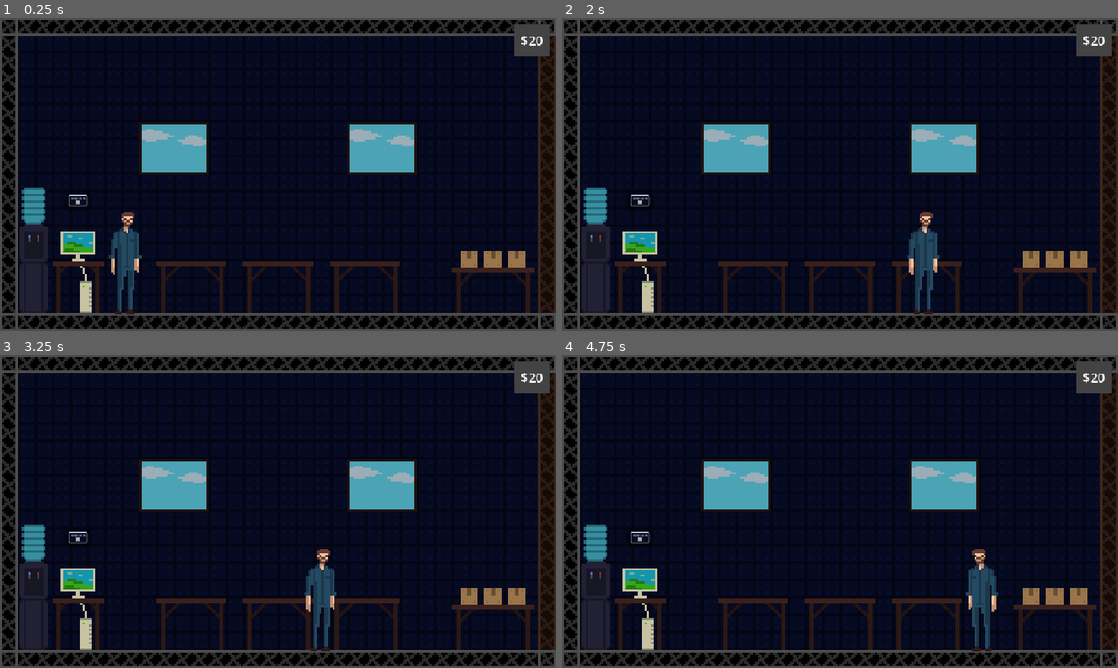
Above: before the commit, frames 1-4 (two rows, left to right).
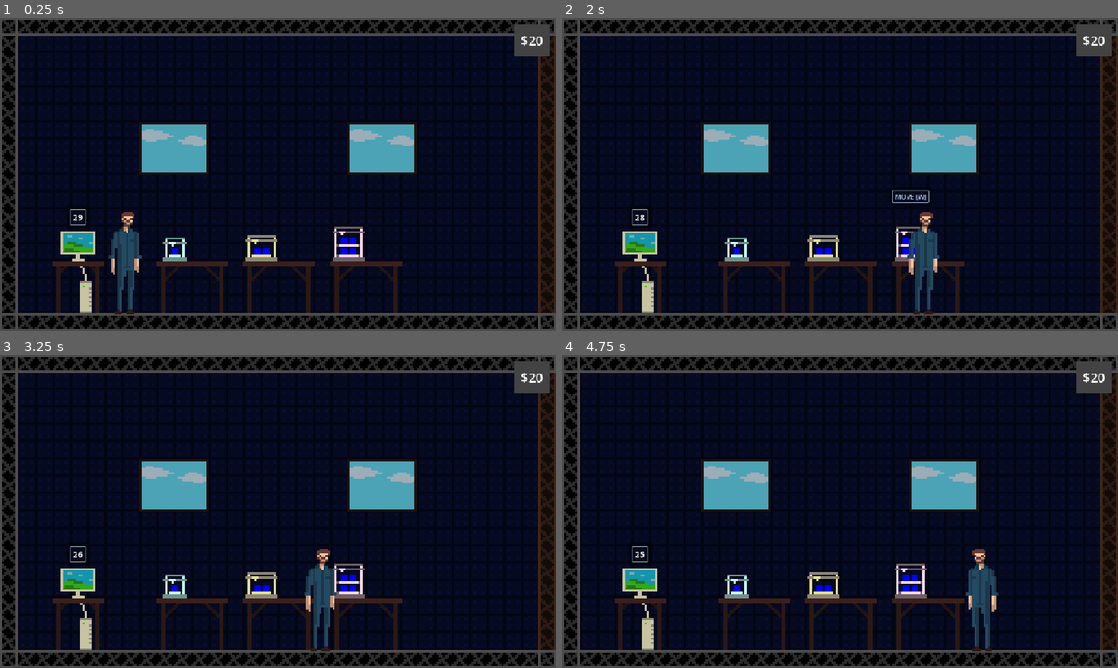
Above: after the commit, the same moments.

Repository: nathanestock/GMTK_Jam_26
Game: Godot game, scene res://main.tscn
The game is run twice, just before and just after one commit, with the same random seed, the same clock (stepped at 60 frames per second) and the same inputs.
Inputs:
- Up to frame 1 (0.25 s): no input
- Up to frame 2 (2 s): tap Enter (ui_accept) at 0.5, 0.77, 1.52 s; hold Right (ui_right) from 0.53 s (still down)
- Up to frame 3 (3.25 s): release Right (ui_right) at 2.03 s; hold Left (ui_left) 2.03-2.78 s; hold Right (ui_right) from 2.78 s (still down); tap Enter (ui_accept) at 3.02 s
- Up to frame 4 (4.75 s): tap Enter (ui_accept) at 3.77, 4.52 s; release Right (ui_right) at 4.28 s; hold Left (ui_left) from 4.28 s (still down)

The runs differ from the first frame. In frame 1, 3.4% of the frame differs, in the area x 3-97%, y 54-95%; in frame 2, 3.4%; in frame 3, 3.4%; in frame 4, 3.4%.

Commit message:
setup improved player action system, printer slots

Diff:
--- /dev/null
+++ b/gmtk-jam-2026/assets/printer_table.tres
@@ -0,0 +1,7 @@
+[gd_resource type="AtlasTexture" format=3 uid="uid://dyesri60rsxfr"]
+
+[ext_resource type="Texture2D" uid="uid://hu5h2n4u2eyt" path="res://assets/Static Objects.png" id="1_asw1s"]
+
+[resource]
+atlas = ExtResource("1_asw1s")
+region = Rect2(48, 40, 40, 24)
--- a/gmtk-jam-2026/computer.tscn
+++ b/gmtk-jam-2026/computer.tscn
@@ -62,7 +62,7 @@
 horizontal_alignment = 1
 uppercase = true
 
-[node name="PanelContainer" type="PanelContainer" parent="PlayerControl/VBoxContainer/Static" parent_id_path=PackedInt32Array(1868566654, 1919007090) index="0" unique_id=575338780]
+[node name="PanelContainer" type="PanelContainer" parent="PlayerControl/VBoxContainer/Static" parent_id_path=PackedInt32Array(1868566654, 147531222) index="0" unique_id=575338780]
 layout_mode = 2
 theme = ExtResource("3_4xfga")
 
@@ -71,6 +71,7 @@
 theme_override_constants/separation = 0
 
 [node name="NewJobsIn" type="Label" parent="PlayerControl/VBoxContainer/Static/PanelContainer/VBoxContainer" unique_id=1302833226]
+visible = false
 layout_mode = 2
 text = "NEW JOBS IN"
 
--- a/gmtk-jam-2026/main.tscn
+++ b/gmtk-jam-2026/main.tscn
@@ -3,6 +3,10 @@
 [ext_resource type="PackedScene" uid="uid://c3eo6cqsrha2a" path="res://player.tscn" id="1_0xm2m"]
 [ext_resource type="PackedScene" uid="uid://d168uwm2mfwar" path="res://room.tscn" id="1_lquwl"]
 [ext_resource type="PackedScene" uid="uid://1nq6fa488rg" path="res://computer.tscn" id="3_1bvp3"]
+[ext_resource type="PackedScene" uid="uid://bks2jkvfnlmj" path="res://printer_table.tscn" id="3_lquwl"]
+[ext_resource type="Resource" uid="uid://dpg2mvpfioy5r" path="res://printers/printer_tier_1.tres" id="4_5vw27"]
+[ext_resource type="Resource" uid="uid://ddd47swujl7qu" path="res://printers/printer_tier_2.tres" id="5_kek77"]
+[ext_resource type="Resource" uid="uid://fep7f12o5uky" path="res://printers/printer_tier_3.tres" id="6_4c57u"]
 
 [node name="main" type="Node2D" unique_id=1447262448]
 
@@ -14,5 +18,27 @@
 [node name="Computer" parent="." unique_id=646436050 instance=ExtResource("3_1bvp3")]
 position = Vector2(144, 544)
 
+[node name="PrinterTable" parent="." unique_id=1849543402 instance=ExtResource("3_lquwl")]
+position = Vector2(352, 544)
+
+[node name="PrinterSlot" parent="PrinterTable" index="1" unique_id=173568912]
+tier = ExtResource("4_5vw27")
+
+[node name="PrinterTable2" parent="." unique_id=1933514438 instance=ExtResource("3_lquwl")]
+position = Vector2(512, 544)
+
+[node name="PrinterSlot" parent="PrinterTable2" index="1" unique_id=173568912]
+tier = ExtResource("5_kek77")
+
+[node name="PrinterTable3" parent="." unique_id=1865220487 instance=ExtResource("3_lquwl")]
+position = Vector2(672, 544)
+
+[node name="PrinterSlot" parent="PrinterTable3" index="1" unique_id=173568912]
+tier = ExtResource("6_4c57u")
+
 [node name="Player" parent="." unique_id=2088812814 instance=ExtResource("1_0xm2m")]
 position = Vector2(232, 544)
+
+[editable path="PrinterTable"]
+[editable path="PrinterTable2"]
+[editable path="PrinterTable3"]
--- a/gmtk-jam-2026/player.gd
+++ b/gmtk-jam-2026/player.gd
@@ -28,28 +28,13 @@
 	move_and_slide()
 
 
-func on_move_printer(printer: ThreeDPrinter):
-	printer.hide()
-	printer.slot.printer = null
-	printer.slot = null
+func move_printer(printer: ThreeDPrinter):
 	carrying = printer
-
 	carry_sprite.texture = printer.tier.texture
 	carry_sprite.show()
 
 
-func on_place_printer(slot: PrinterTableSlot):
-	slot.printer = carrying
-	carrying.slot = slot
-	carrying.global_position.x = slot.global_position.x
-	carrying.show()
-
+func place_printer():
 	carrying = null
 	carry_sprite.texture = null
 	carry_sprite.hide()
-
-
-func on_swap_carrying(slot: PrinterTableSlot):
-	var current_printer = slot.printer
-	on_place_printer(slot)
-	on_move_printer(current_printer)
--- a/gmtk-jam-2026/player.tscn
+++ b/gmtk-jam-2026/player.tscn
@@ -2,7 +2,6 @@
 
 [ext_resource type="Script" uid="uid://duyxtehvgnktt" path="res://player.gd" id="1_4flbx"]
 [ext_resource type="Texture2D" uid="uid://dtg5mdssssvfm" path="res://assets/Character.png" id="2_onrkg"]
-[ext_resource type="Texture2D" uid="uid://bqr8btqu7ea4i" path="res://assets/tier1_printer.tres" id="3_i3pqv"]
 
 [sub_resource type="RectangleShape2D" id="RectangleShape2D_e8xbq"]
 size = Vector2(28, 191.5)
@@ -23,6 +22,5 @@
 
 [node name="CarryPrinter" type="Sprite2D" parent="." unique_id=830371846]
 visible = false
-position = Vector2(-4.7683716e-07, -176)
-scale = Vector2(5.9999995, 5.9999995)
-texture = ExtResource("3_i3pqv")
+position = Vector2(0, -112)
+scale = Vector2(4, 4)
--- a/gmtk-jam-2026/player_control.gd
+++ b/gmtk-jam-2026/player_control.gd
@@ -1,6 +1,7 @@
 extends Area2D
 class_name PlayerControl
 
+signal player_entered(player: Player)
 signal accept
 signal select_up
 signal select_down
@@ -8,6 +9,7 @@
 @onready var static_ui = $VBoxContainer/Static
 @onready var player_ui = $VBoxContainer/Player
 
+var player: Player = null
 
 func _ready():
 	if static_ui:
@@ -29,9 +31,12 @@
 
 func _on_body_entered(body):
 	if body is Player and player_ui:
+		player = body
 		player_ui.show()
+		player_entered.emit(body)
 
 
 func _on_body_exited(body):
 	if body is Player and player_ui:
+		player = null
 		player_ui.hide()
--- a/gmtk-jam-2026/player_control.tscn
+++ b/gmtk-jam-2026/player_control.tscn
@@ -19,15 +19,17 @@
 size_flags_horizontal = 4
 size_flags_vertical = 8
 offset_transform_enabled = true
-offset_transform_position = Vector2(0, -200)
-theme_override_constants/separation = 8
+offset_transform_position = Vector2(0, -165)
+theme_override_constants/separation = 16
 alignment = 2
 
 [node name="Player" type="HBoxContainer" parent="VBoxContainer" unique_id=663919162]
 layout_mode = 2
+offset_transform_position = Vector2(0, -170)
 alignment = 1
 
-[node name="Static" type="HBoxContainer" parent="VBoxContainer" unique_id=1919007090]
+[node name="Static" type="HBoxContainer" parent="VBoxContainer" unique_id=147531222]
+custom_minimum_size = Vector2(0, 25)
 layout_mode = 2
 alignment = 1
 
--- /dev/null
+++ b/gmtk-jam-2026/printer_slot.gd
@@ -0,0 +1,103 @@
+extends Node2D
+class_name PrinterSlot
+
+const printer_scene = preload("res://printers/3d_printer.tscn")
+const printer_position = Vector2(-2, -96)
+
+@export var tier: ThreeDPrinterTier
+
+@onready var player_control = $PlayerControl
+@onready var print_action = $PlayerControl/VBoxContainer/Player/PrintAction
+@onready var move_action = $PlayerControl/VBoxContainer/Player/MoveAction
+@onready var place_action = $PlayerControl/VBoxContainer/Player/PlaceAction
+@onready var swap_action = $PlayerControl/VBoxContainer/Player/SwapAction
+@onready var pickup_action = $PlayerControl/VBoxContainer/Player/PickupAction
+
+var printer: ThreeDPrinter
+
+
+func _ready():
+	if tier:
+		printer = printer_scene.instantiate()
+		printer.tier = tier
+		printer.position = printer_position
+
+		add_child(printer)
+
+		move_action.show()
+
+
+func _on_player_control_accept():
+	if print_action.visible:
+		# print items
+		pass
+	elif pickup_action.visible:
+		# pickup items
+		pass
+
+
+func _on_player_control_select_up():
+	# PlayerControl.select_up [W] is used for move/place/swap
+	if move_action.visible:
+		_on_move_printer()
+	elif place_action.visible:
+		_on_place_printer()
+	elif swap_action.visible:
+		_on_swap_printer()
+
+
+func _on_items_to_print(items: Array[PrintItem]):
+	if printer and printer.is_idle():
+		move_action.hide()
+		print_action.show()
+		# set items to print UI
+
+
+func _on_player_control_player_entered(player: Player):
+	if player.carrying:
+		move_action.hide()
+		if not printer:
+			place_action.show()
+		elif printer.is_idle():
+			swap_action.show()
+	elif printer:
+		move_action.show()
+		place_action.hide()
+		swap_action.hide()
+	else:
+		move_action.hide()
+		place_action.hide()
+		swap_action.hide()
+
+
+func _on_move_printer():
+	player_control.player.move_printer(printer)
+	remove_child(printer)
+	printer = null
+
+	move_action.hide()
+	place_action.show()
+
+
+func _on_place_printer():
+	printer = player_control.player.carrying
+	player_control.player.place_printer()
+	printer.position = printer_position
+
+	add_child(printer)
+
+	place_action.hide()
+	move_action.show()
+
+
+func _on_swap_printer():
+	var swap = player_control.player.carrying
+	player_control.player.place_printer()
+	player_control.player.move_printer(printer)
+
+	remove_child(printer)
+
+	printer = swap
+	printer.position = printer_position
+
+	add_child(printer)
--- a/gmtk-jam-2026/printer_slot.tscn
+++ b/gmtk-jam-2026/printer_slot.tscn
@@ -1,22 +1,20 @@
 [gd_scene format=3 uid="uid://lvbjfb47w2js"]
 
 [ext_resource type="PackedScene" uid="uid://sskh05xd2oop" path="res://player_control.tscn" id="1_dqxn2"]
-[ext_resource type="Texture2D" uid="uid://bqr8btqu7ea4i" path="res://assets/tier1_printer.tres" id="1_ucvfv"]
+[ext_resource type="Script" uid="uid://bcke6kgbk54yk" path="res://printer_slot.gd" id="1_q1hwv"]
 [ext_resource type="Theme" uid="uid://ba0jysxrl7vrq" path="res://ui/base_theme.tres" id="3_q1hwv"]
 [ext_resource type="PackedScene" uid="uid://real3m6m8fbo" path="res://ui/countdown.tscn" id="4_q1hwv"]
 
 [sub_resource type="RectangleShape2D" id="RectangleShape2D_e8xbq"]
-size = Vector2(6, 11)
+size = Vector2(20, 44)
 
 [node name="PrinterSlot" type="Node2D" unique_id=173568912]
-
-[node name="Sprite2D" type="Sprite2D" parent="." unique_id=2142953392]
-position = Vector2(0, -33)
-texture = ExtResource("1_ucvfv")
+script = ExtResource("1_q1hwv")
 
 [node name="PlayerControl" parent="." unique_id=1868566654 instance=ExtResource("1_dqxn2")]
 
 [node name="PrintAction" type="PanelContainer" parent="PlayerControl/VBoxContainer/Player" parent_id_path=PackedInt32Array(1868566654, 663919162) index="0" unique_id=1555896602]
+visible = false
 layout_mode = 2
 theme = ExtResource("3_q1hwv")
 
@@ -78,16 +76,34 @@
 vertical_alignment = 1
 uppercase = true
 
-[node name="PanelContainer" type="PanelContainer" parent="PlayerControl/VBoxContainer/Static" parent_id_path=PackedInt32Array(1868566654, 1919007090) index="0" unique_id=2014665928]
+[node name="PickupAction" type="PanelContainer" parent="PlayerControl/VBoxContainer/Player" parent_id_path=PackedInt32Array(1868566654, 663919162) index="4" unique_id=93275793]
+visible = false
+layout_mode = 2
+theme = ExtResource("3_q1hwv")
+
+[node name="Label2" type="Label" parent="PlayerControl/VBoxContainer/Player/PickupAction" unique_id=1776300249]
+layout_mode = 2
+theme = ExtResource("3_q1hwv")
+text = "pickup [space]"
+horizontal_alignment = 1
+vertical_alignment = 1
+uppercase = true
+
+[node name="PrintingCountdown" type="PanelContainer" parent="PlayerControl/VBoxContainer/Static" parent_id_path=PackedInt32Array(1868566654, 1919007090) index="0" unique_id=2014665928]
+visible = false
 layout_mode = 2
 offset_transform_position = Vector2(0, 20)
 theme = ExtResource("3_q1hwv")
 
-[node name="Countdown" parent="PlayerControl/VBoxContainer/Static/PanelContainer" unique_id=93846558 instance=ExtResource("4_q1hwv")]
+[node name="Countdown" parent="PlayerControl/VBoxContainer/Static/PrintingCountdown" unique_id=93846558 instance=ExtResource("4_q1hwv")]
 layout_mode = 2
 
 [node name="CollisionShape2D" type="CollisionShape2D" parent="PlayerControl" unique_id=360217408]
-position = Vector2(0, -30)
+position = Vector2(0, -118)
 shape = SubResource("RectangleShape2D_e8xbq")
 
+[connection signal="accept" from="PlayerControl" to="." method="_on_player_control_accept"]
+[connection signal="player_entered" from="PlayerControl" to="." method="_on_player_control_player_entered"]
+[connection signal="select_up" from="PlayerControl" to="." method="_on_player_control_select_up"]
+
 [editable path="PlayerControl"]
--- /dev/null
+++ b/gmtk-jam-2026/printer_table.tscn
@@ -0,0 +1,17 @@
+[gd_scene format=3 uid="uid://bks2jkvfnlmj"]
+
+[ext_resource type="Texture2D" uid="uid://dyesri60rsxfr" path="res://assets/printer_table.tres" id="1_1gf4m"]
+[ext_resource type="PackedScene" uid="uid://lvbjfb47w2js" path="res://printer_slot.tscn" id="2_s8y4b"]
+
+[node name="PrinterTable" type="Node2D" unique_id=1849543402]
+
+[node name="Sprite2D" type="Sprite2D" parent="." unique_id=87546408]
+position = Vector2(16, -48)
+scale = Vector2(4, 4)
+texture = ExtResource("1_1gf4m")
+
+[node name="PrinterSlot" parent="." unique_id=173568912 instance=ExtResource("2_s8y4b")]
+position = Vector2(-30, 0)
+
+[node name="PrinterSlot2" parent="." unique_id=735240593 instance=ExtResource("2_s8y4b")]
+position = Vector2(34, 0)
--- a/gmtk-jam-2026/printers/3d_printer.gd
+++ b/gmtk-jam-2026/printers/3d_printer.gd
@@ -1,101 +1,21 @@
 extends Node2D
 class_name ThreeDPrinter
 
-const print_item_action_ui = preload("res://ui/print_item_action_ui.tscn")
+signal finished_print
 
 @export var tier: ThreeDPrinterTier
 
 @onready var sprite = $Sprite2D
-@onready var idle_menu = $IdleMenuUI
-@onready var move_btn = $IdleMenuUI/Button
-@onready var print_items_list = $IdleMenuUI/PrintItems
-@onready var countdown = $Countdown
-@onready var print_done_ui = $PrintDoneActionUI
 
 
 enum State { IDLE, PRINTING, DONE }
 
 var state: State = State.IDLE
-var printing_items: Array[PrintItem] = []
-var player: Player = null
-var slot: PrinterTableSlot = null
 
 
 func _ready():
 	sprite.texture = tier.texture
 
 
-func _on_area_2d_body_entered(body):
-	if body is Player:
-		player = body
-		match(state):
-			State.IDLE:
-				_open_idle_menu()
-			State.DONE:
-				print_done_ui.show_actions()
-
-
-func _on_area_2d_body_exited(body):
-	if body is Player:
-		player = null
-		if state == State.IDLE:
-			_close_idle_menu()
-		if state == State.DONE:
-			print_done_ui.hide_actions()
-
-
-func _open_idle_menu():
-	if player.carrying:
-		move_btn.hide()
-	else:
-		move_btn.show()
-
-	var open_jobs = JobManager.get_open_jobs()
-
-	for job in open_jobs:
-		var item_ui = print_item_action_ui.instantiate()
-		item_ui.job = job
-		item_ui.max_items = tier.max_items
-		item_ui.print.connect(_on_print_items)
-
-		print_items_list.add_child(item_ui)
-
-	idle_menu.show()
-
-
-func _close_idle_menu():
-	for item in print_items_list.get_children():
-		item.queue_free()
-
-	idle_menu.hide()
-
-
-func _on_print_items(items: Array[PrintItem]):
-	printing_items = items
-	_set_state(State.PRINTING)
-	var print_time = items.map(func (i): return i.print_time).max()
-	countdown.start(print_time)
-	countdown.show()
-	JobManager.on_player_print_items(printing_items)
-	_close_idle_menu()
-
-
-func _set_state(_state: State):
-	state = _state
-
-
-func _on_print_done():
-	_set_state(State.DONE)
-	countdown.hide()
-	print(printing_items)
-	print_done_ui.show_items(printing_items)
-
-
-func _on_player_pickup():
-	JobManager.on_player_picked_up_items(printing_items)
-	_set_state(State.IDLE)
-
-
-func _on_move_button_pressed():
-	if player:
-		player.on_move_printer(self)
+func is_idle() -> bool:
+	return state == State.IDLE
--- a/gmtk-jam-2026/printers/3d_printer.tscn
+++ b/gmtk-jam-2026/printers/3d_printer.tscn
@@ -2,66 +2,11 @@
 
 [ext_resource type="Script" uid="uid://bcl02xkwrvpr" path="res://printers/3d_printer.gd" id="1_pmq5y"]
 [ext_resource type="Texture2D" uid="uid://bqr8btqu7ea4i" path="res://assets/tier1_printer.tres" id="2_0137j"]
-[ext_resource type="PackedScene" uid="uid://real3m6m8fbo" path="res://ui/countdown.tscn" id="2_pmq5y"]
-[ext_resource type="PackedScene" uid="uid://dm43vq1iau5qw" path="res://ui/print_done_action_ui.tscn" id="3_pxnxx"]
-[ext_resource type="Shape2D" uid="uid://ivtgc1icxtqd" path="res://printers/printer_collider_shape.tres" id="5_khymh"]
 
 [node name="3DPrinter" type="Node2D" unique_id=1096942018]
 script = ExtResource("1_pmq5y")
 
 [node name="Sprite2D" type="Sprite2D" parent="." unique_id=1651239532]
-position = Vector2(0, -48)
-scale = Vector2(6, 6)
+position = Vector2(0, -32)
+scale = Vector2(4, 4)
 texture = ExtResource("2_0137j")
-
-[node name="IdleMenuUI" type="VBoxContainer" parent="." unique_id=2094838418]
-visible = false
-anchors_preset = 7
-anchor_left = 0.5
-anchor_top = 1.0
-anchor_right = 0.5
-anchor_bottom = 1.0
-offset_left = -48.0
-offset_top = -184.0
-offset_right = 48.0
-offset_bottom = -149.0
-grow_horizontal = 2
-grow_vertical = 0
-alignment = 2
-
-[node name="Button" type="Button" parent="IdleMenuUI" unique_id=1808057029]
-layout_mode = 2
-text = "MOVE"
-
-[node name="PrintItems" type="HBoxContainer" parent="IdleMenuUI" unique_id=2048400638]
-layout_mode = 2
-theme_override_constants/separation = 32
-alignment = 1
-
-[node name="Countdown" parent="." unique_id=93846558 instance=ExtResource("2_pmq5y")]
-visible = false
-offset_left = -16.0
-offset_top = -136.0
-offset_right = 24.0
-offset_bottom = -96.0
-
-[node name="PrintDoneActionUI" parent="." unique_id=1200552192 instance=ExtResource("3_pxnxx")]
-visible = false
-offset_left = -32.0
-offset_top = -136.0
-offset_right = 33.0
-offset_bottom = -97.0
-offset_transform_enabled = true
-offset_transform_position = Vector2(0, -20)
-
-[node name="Area2D" type="Area2D" parent="." unique_id=1828446575]
-
-[node name="CollisionShape2D" type="CollisionShape2D" parent="Area2D" unique_id=584956314]
-position = Vector2(0, -32.375)
-shape = ExtResource("5_khymh")
-
-[connection signal="pressed" from="IdleMenuUI/Button" to="." method="_on_move_button_pressed"]
-[connection signal="timeout" from="Countdown" to="." method="_on_print_done"]
-[connection signal="pickup" from="PrintDoneActionUI" to="." method="_on_player_pickup"]
-[connection signal="body_entered" from="Area2D" to="." method="_on_area_2d_body_entered"]
-[connection signal="body_exited" from="Area2D" to="." method="_on_area_2d_body_exited"]
--- a/gmtk-jam-2026/room.tscn
+++ b/gmtk-jam-2026/room.tscn
@@ -2,7 +2,6 @@
 
 [ext_resource type="Texture2D" uid="uid://cl6jd4sr2bva6" path="res://assets/TileSheet.png" id="1_88gup"]
 [ext_resource type="Texture2D" uid="uid://hu5h2n4u2eyt" path="res://assets/Static Objects.png" id="2_bisa2"]
-[ext_resource type="PackedScene" uid="uid://lvbjfb47w2js" path="res://printer_slot.tscn" id="4_v5vuv"]
 
 [sub_resource type="TileSetAtlasSource" id="TileSetAtlasSource_88gup"]
 texture = ExtResource("1_88gup")
@@ -284,6 +283,7 @@
 tile_set = SubResource("TileSet_48jkj")
 
 [node name="Static Object Layer" type="TileMapLayer" parent="." unique_id=1552909955]
+visible = false
 scale = Vector2(4, 4)
 tile_map_data = PackedByteArray("AAABAAkAAgAAAAAAAAABAAoAAgAAAAEAAAABAAsAAgAAAAIAAAABAAwAAgAAAAMAAAABAA0AAgAAAAQAAAABAA …(1040 unchanged characters)…
 tile_set = SubResource("TileSet_cv53u")
@@ -293,6 +293,3 @@
 scale = Vector2(4, 4)
 tile_map_data = PackedByteArray("AAAJAAwAAQAAAAYAAAAJAA0AAQAAAAcAAAAKAAwAAQABAAYAAAAKAA0AAQABAAcAAAALAAwAAQAAAAYAAAALAA …(304 unchanged characters)…
 tile_set = SubResource("TileSet_4o3f6")
-
-[node name="PrinterSlot" parent="Dynamic Object Layer" unique_id=173568912 instance=ExtResource("4_v5vuv")]
-position = Vector2(80, 136)
--- a/gmtk-jam-2026/ui/base_theme.tres
+++ b/gmtk-jam-2026/ui/base_theme.tres
@@ -20,7 +20,7 @@
 
 [resource]
 ItemList/colors/font_selected_color = Color(0, 0.8039216, 0.16470589, 1)
-ItemList/font_sizes/font_size = 4
+ItemList/font_sizes/font_size = 12
 Label/colors/font_color = Color(0.68235296, 0.77254903, 0.92156863, 1)
-Label/font_sizes/font_size = 4
+Label/font_sizes/font_size = 12
 PanelContainer/styles/panel = SubResource("StyleBoxFlat_ued3c")
--- a/gmtk-jam-2026/ui/countdown.tscn
+++ b/gmtk-jam-2026/ui/countdown.tscn
@@ -2,21 +2,19 @@
 
 [ext_resource type="Script" uid="uid://vxw8j485oj5r" path="res://ui/countdown.gd" id="1_qh2dl"]
 
-[sub_resource type="StyleBoxFlat" id="StyleBoxFlat_rpeei"]
-expand_margin_left = 1.0
-expand_margin_top = 1.0
-expand_margin_right = 1.0
-expand_margin_bottom = 1.0
+[sub_resource type="StyleBoxFlat" id="StyleBoxFlat_p1lg2"]
+bg_color = Color(0, 0, 0, 0.078431375)
+expand_margin_left = 2.0
+expand_margin_right = 2.0
 
 [sub_resource type="LabelSettings" id="LabelSettings_rpeei"]
-font_size = 4
 
 [node name="Countdown" type="PanelContainer" unique_id=93846558]
 offset_right = 5.0
 offset_bottom = 7.0
 size_flags_horizontal = 4
 size_flags_vertical = 4
-theme_override_styles/panel = SubResource("StyleBoxFlat_rpeei")
+theme_override_styles/panel = SubResource("StyleBoxFlat_p1lg2")
 script = ExtResource("1_qh2dl")
 
 [node name="Label" type="Label" parent="." unique_id=464973896]
Not shown, added: gmtk-jam-2026/printer_slot.gd.uid
